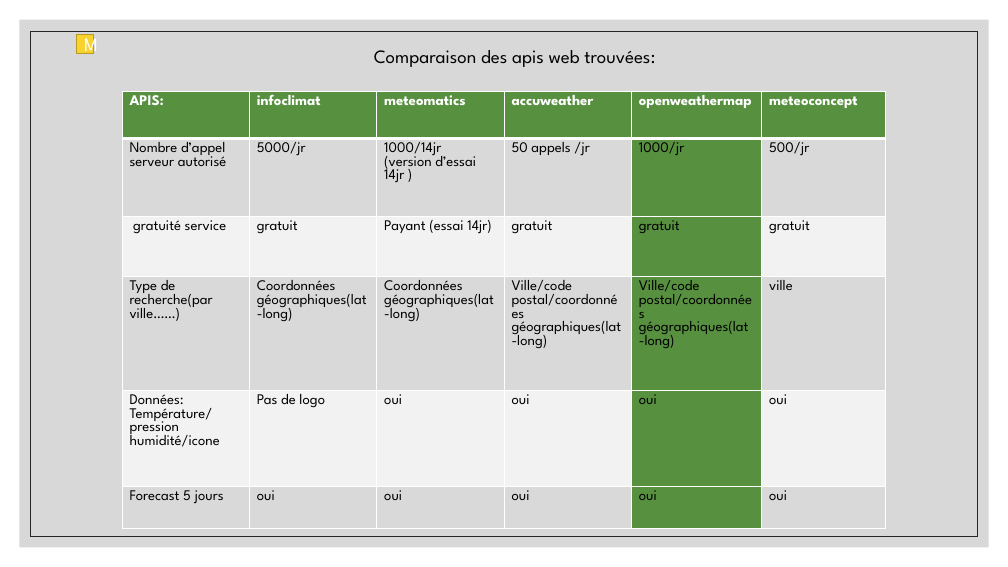
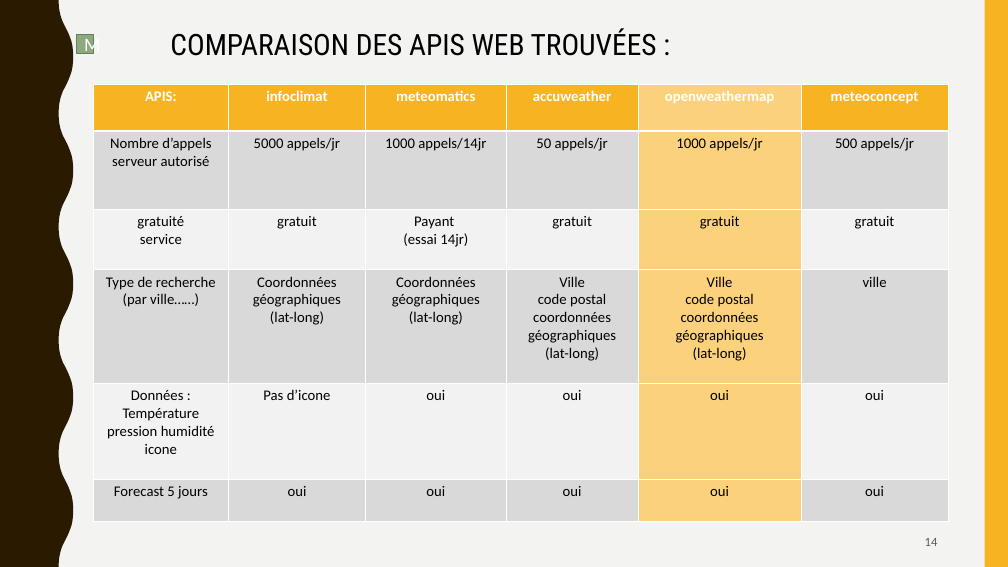
Before and after one commit to aiekick/ProjectStationMeteo, a slide deck: slide 14 of doc/StationMeteo_Soutenance_Stephane.pptx (slide 15 before the commit). Drawn at 1008x567 pixels with LibreOffice and Linux fonts; fonts in the diff are those of the drawing. Boxes give left, top, right and bottom in pixels: in the first picture for what was removed or moved away, otherwise in the second. Text is boxed around its words. In the diff, an @@ line names an element or a change of style, - is before the commit and + after.

Commit message:
[UPD] : changement apres 1ere soutenance vierge [UPD] : changement de style

```diff
--- a/doc/StationMeteo_Soutenance_Stephane.pptx
+++ b/doc/StationMeteo_Soutenance_Stephane.pptx
@@ background #FFFFFF to #F3F3F2 @@
@@ freeform shape added at [0, 0, 73, 567], fill #2A1A00 @@
@@ rectangle removed at [20, 20, 989, 547] @@
@@ text at [170, 28, 657, 56]: text changed; size 18 to 28 pt; font League Spartan to Roboto Condensed @@
-Comparaison des apis web trouvées:
+COMPARAISON DES APIS WEB TROUVÉES :
@@ rectangle added at [985, 0, 1008, 567], fill #F8B323 @@
@@ rectangle removed at [31, 31, 978, 536] @@
@@ rectangle "M" at [76, 35, 93, 53]: font League Spartan to Calibri; fill #F8D22F to #8CAA7E; outline #B79B23 1 pt to #687E5D 1 pt @@
@@ table at [94, 84, 949, 521] @@
-row 2: Nombre d’appel serveur autorisé | 5000/jr | 1000/14jr / (version d’essai 14jr ) | 50 appels /jr | 1000/jr | 500/jr
+row 2: Nombre d’appels serveur autorisé | 5000 appels/jr | 1000 appels/14jr | 50 appels/jr | 1000 appels/jr | 500 appels/jr
-row 3, column 1: gratuité service
+row 3, column 1: gratuité / service
-row 3, column 3: Payant (essai 14jr)
+row 3, column 3: Payant / (essai 14jr)
-row 4: Type de recherche(par ville……) | Coordonnées géographiques(lat-long) | Coordonnées géographiques(lat-long) | Ville/code postal/coordonnées géographiques(lat-long) | Ville/code postal/coordonnées géographiques(lat-long) | ville
+row 4: Type de recherche / (par ville……) | Coordonnées géographiques / (lat-long) | Coordonnées géographiques / (lat-long) | Ville / code postal / coordonnées géographiques / (lat-long) | Ville / code postal / coordonnées géographiques / (lat-long) | ville
-row 5, column 1: Données: / Température/pression humidité/icone
+row 5, column 1: Données : / Température / pression humidité / icone
-row 5, column 2: Pas de logo
+row 5, column 2: Pas d’icone
@@ fill #57903F to #F8B323 in 5 cells @@
@@ fill #57903F to #FBD17B in 6 cells @@
@@ font League Spartan to Calibri in "APIS:", "infoclimat", "meteomatics", "accuweather" and 17 more places @@
@@ alignment left to centre @@
@@ table: place and size @@
-table at [122, 91, 885, 529]
+table at [94, 84, 949, 521]
@@ page number added at [925, 538, 938, 546], 12 pt, text #595959 @@
+14
```
Also in this commit, not shown: 44 other slides changed, 3 slides added, 6 slides removed.
